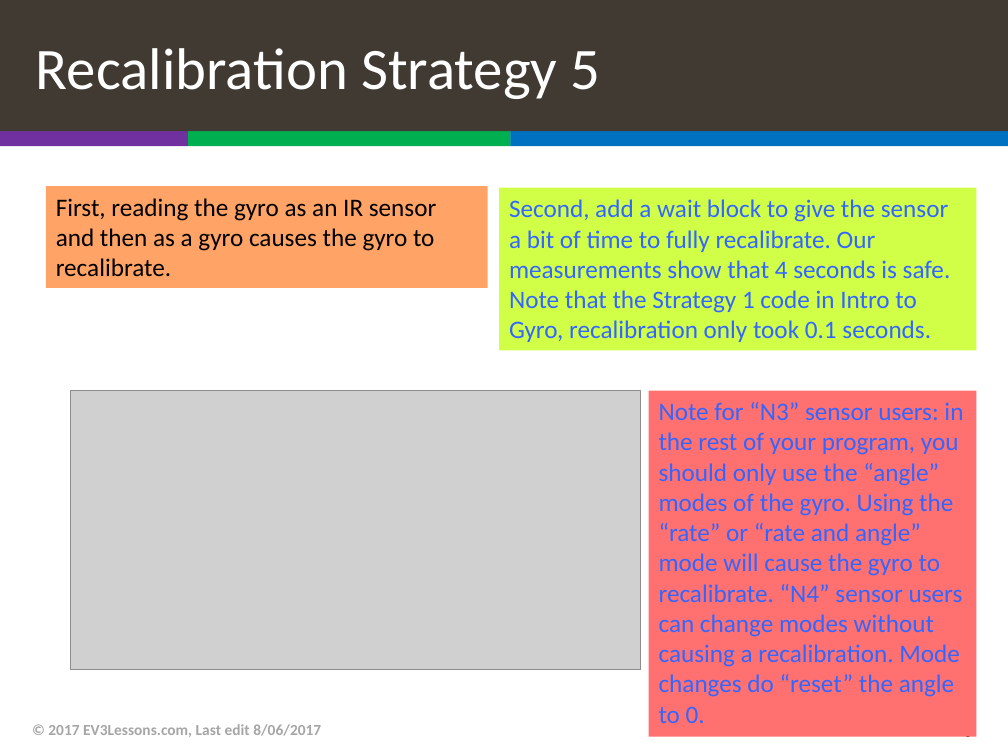
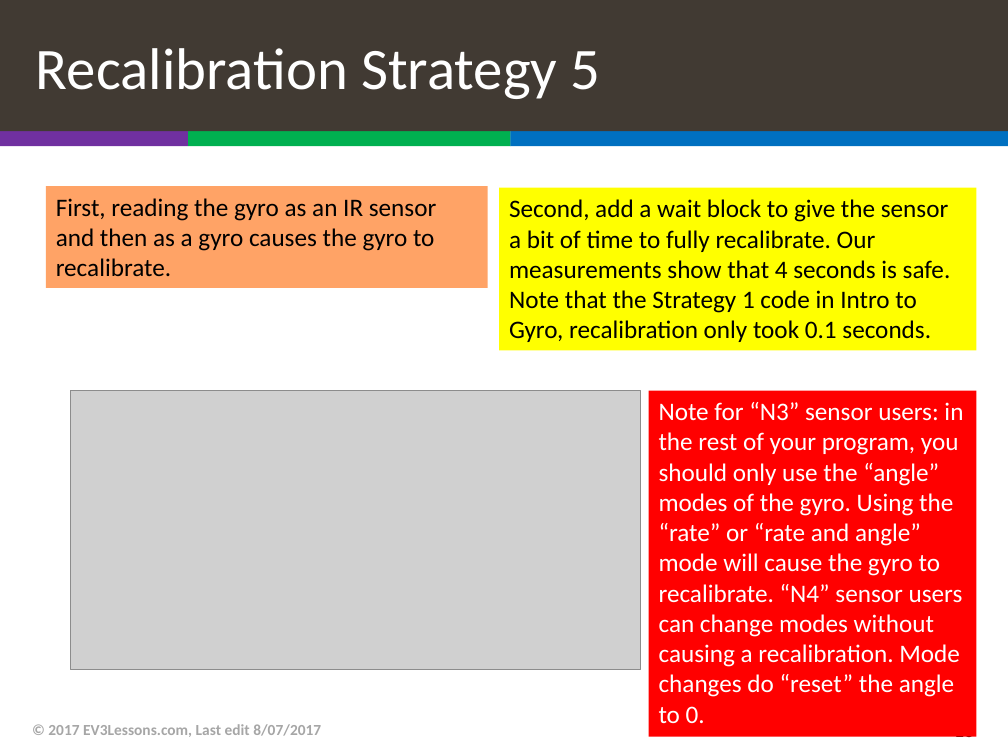
Before and after one commit to TheVinhLuong102/ev3lessons-classic, a slide deck: slide 10 of advanced/GyroRevisited.pptx (slide 9 before the commit). Drawn at 1008x756 pixels with LibreOffice and Linux fonts; fonts in the diff are those of the drawing; grey boxes stand for pictures. Boxes give left, top, right and bottom in pixels: in the first picture for what was removed or moved away, otherwise in the second. Text is boxed around its words. In the diff, an @@ line names an element or a change of style, - is before the commit and + after.

```diff
--- a/advanced/GyroRevisited.pptx
+++ b/advanced/GyroRevisited.pptx
@@ rectangle "Second, add a wait block ..." at box(499, 187, 977, 351): text colour #3366FF to #000000; fill #D1FF47 to #FFFF00 @@
@@ rectangle "Note for “N3” sensor users: ..." at box(649, 391, 977, 737): text colour #3366FF to #FFFFFF; fill #FF7070 to #FF0000 @@
@@ text at box(48, 724, 321, 737): text changed @@
-© 2017 EV3Lessons.com, Last edit 8/06/2017
+© 2017 EV3Lessons.com, Last edit 8/07/2017
@@ page number at box(954, 736, 974, 743): text changed @@
-9
+10
```
Also in this commit, not shown: 12 other slides changed, 1 slide added, 46 other files.
